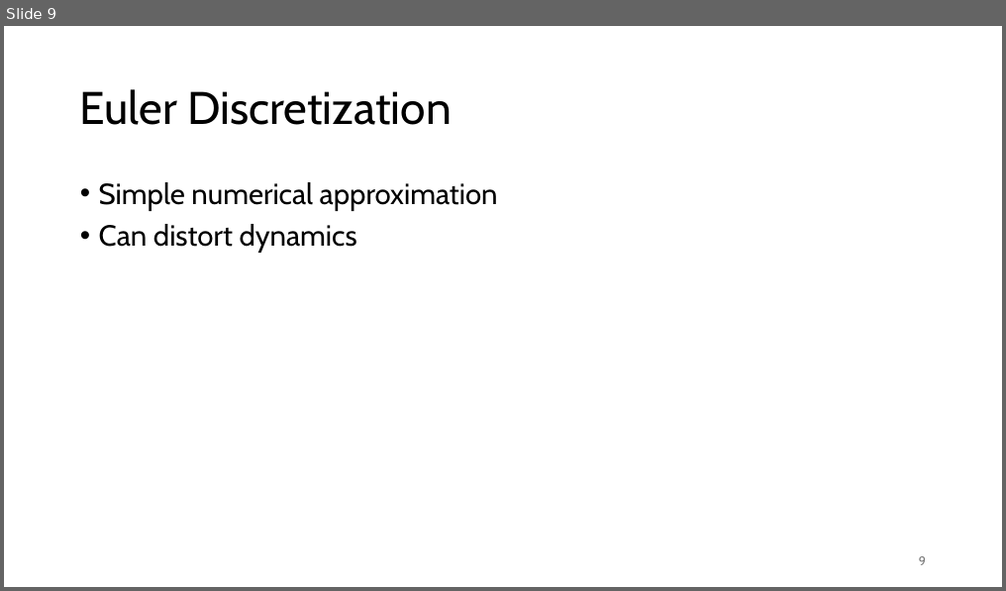
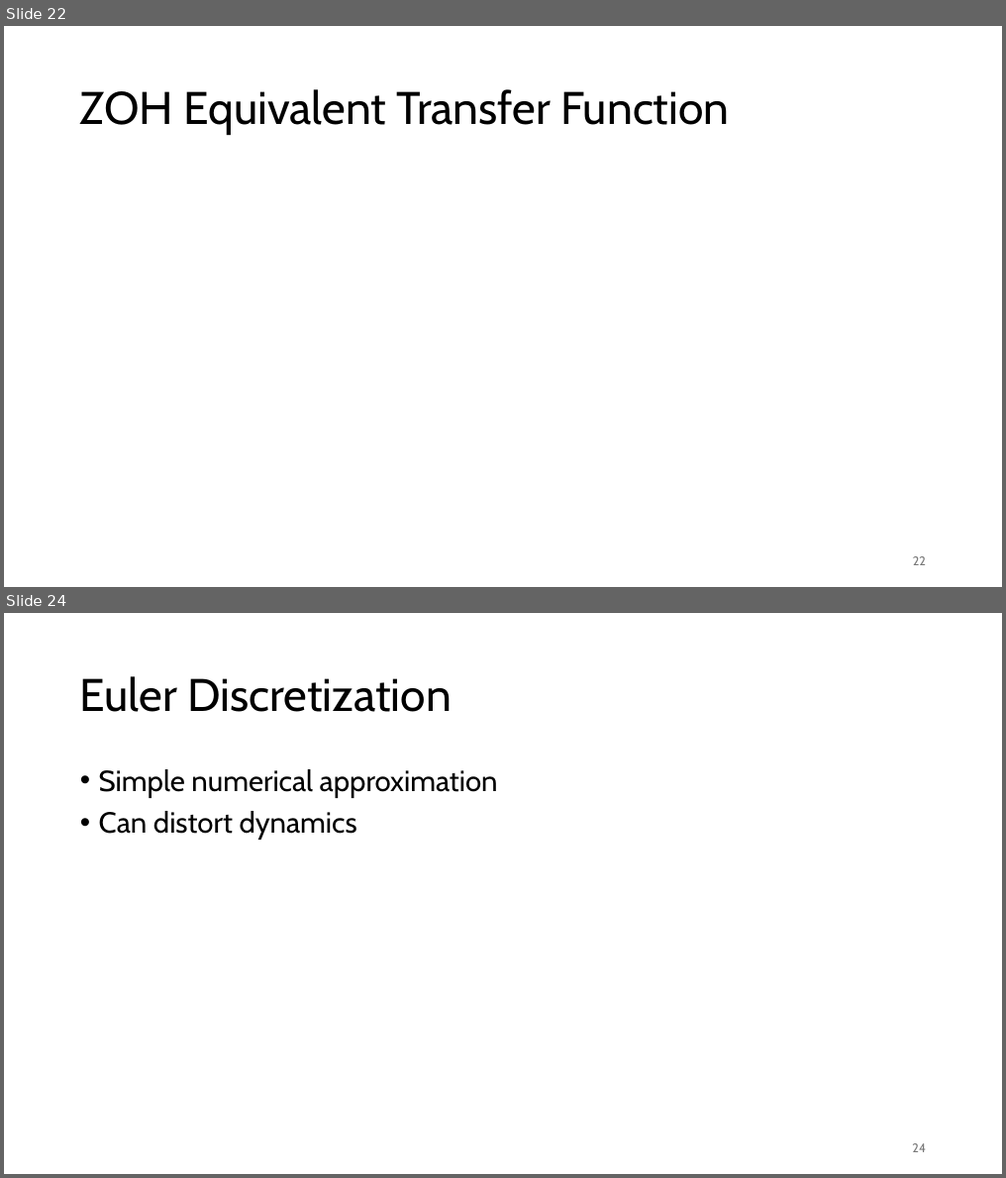
Before and after one commit to FelixWick/control_engineering, a slide deck: slides/6_discrete_controllers.pptx. Shown one above the other, each under a label of ours: slide 9 before the commit, slides 22 and 24 after it; the slides between them are not shown. The pictures are 1006x591 and 1006x1178 pixels, drawn with LibreOffice and Linux fonts; fonts in the diff are those of the drawing; grey boxes stand for pictures. Boxes give left, top, right and bottom in pixels: in the first picture for what was removed or moved away, otherwise in the second. Text is boxed around its words. In the diff, an @@ line names an element or a change of style, - is before the commit and + after.

```diff
--- a/slides/6_discrete_controllers.pptx
+++ b/slides/6_discrete_controllers.pptx
@@ slide 22 added at <box>4,26,1002,587</box>, background #FFFFFF @@
@@ title added at <box>80,89,730,135</box>, 44 pt, text #000000 @@
+ZOH Equivalent Transfer Function
@@ page number added at <box>913,557,926,566</box>, 12 pt, text #797979 @@
+22
@@ what was slide 9 is now slide 24 @@
@@ page number at <box>912,1144,926,1153</box>: text changed @@
-9
+24
```
Also in this commit, not shown: 5 slides changed, 15 other slides added, 1 slide removed.
